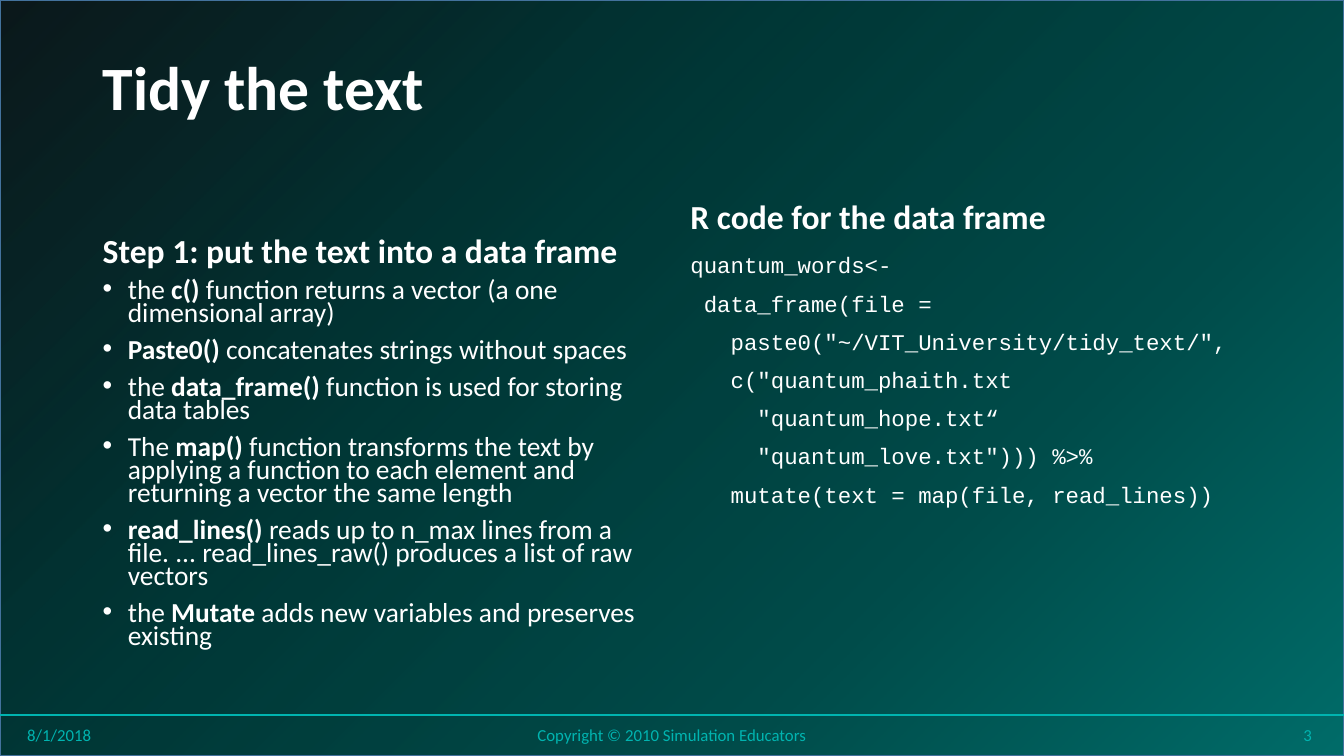
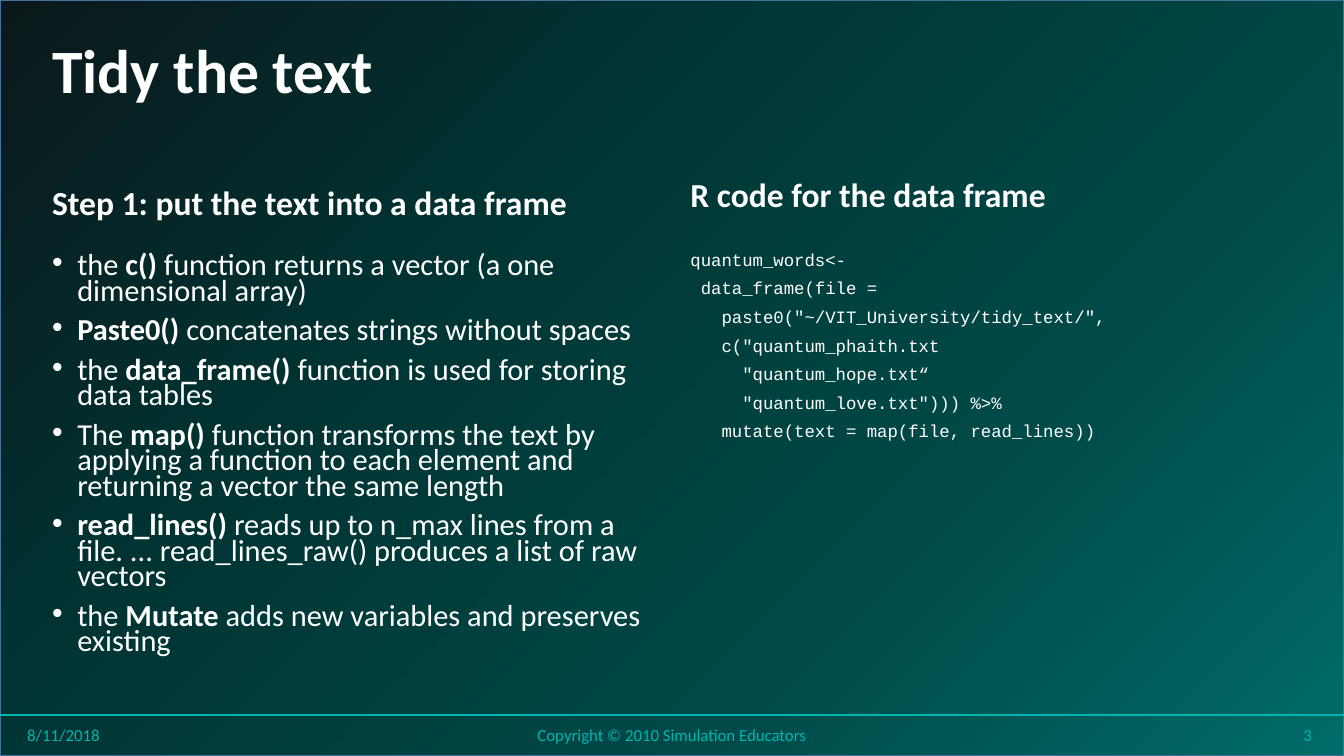
Before and after one commit to stricje1/VIT_University, a slide deck: slide 3 of Data_Analytics_2018/PPT/Lesson 21 - Data Analytics - Sentiment Modeling.pptx. Drawn at 1344x756 pixels with LibreOffice and Linux fonts; fonts in the diff are those of the drawing; background and template pictures are left out. Boxes give left, top, right and bottom in pixels: in the first picture for what was removed or moved away, otherwise in the second. Text is boxed around its words. In the diff, an @@ line names an element or a change of style, - is before the commit and + after.

```diff
--- a/Data_Analytics_2018/PPT/Lesson 21 - Data Analytics - Sentiment Modeling.pptx
+++ b/Data_Analytics_2018/PPT/Lesson 21 - Data Analytics - Sentiment Modeling.pptx
@@ title "Tidy the text": place and size @@
-title "Tidy the text" at <box>103,66,424,120</box>
+title "Tidy the text" at <box>52,49,373,103</box>
@@ text "Step 1: put the text ..." at <box>52,191,567,221</box>: vertical alignment bottom to middle @@
@@ text "Step 1: put the text ...": place and size @@
-text "Step 1: put the text ..." at <box>103,239,618,269</box>
+text "Step 1: put the text ..." at <box>52,191,567,221</box>
@@ text "R code for the data ..." at <box>690,183,1046,208</box>: vertical alignment bottom to middle @@
@@ text "the c() function returns a ...": place and size @@
-text "the c() function returns a ..." at <box>128,279,635,650</box>
+text "the c() function returns a ..." at <box>77,252,641,657</box>
@@ text "the c() function returns a ..." at <box>77,252,641,657</box>: size 19.6 to 21.7 pt @@
@@ text "quantum_words<-" at <box>690,254,1106,441</box>: size 16 to 12.4 pt; line spacing 0.9 to 0.7 @@
@@ text at <box>27,729,99,742</box>: text changed @@
-8/1/2018
+8/11/2018
```
Also in this commit, not shown: 24 other slides changed, 2 other files.
